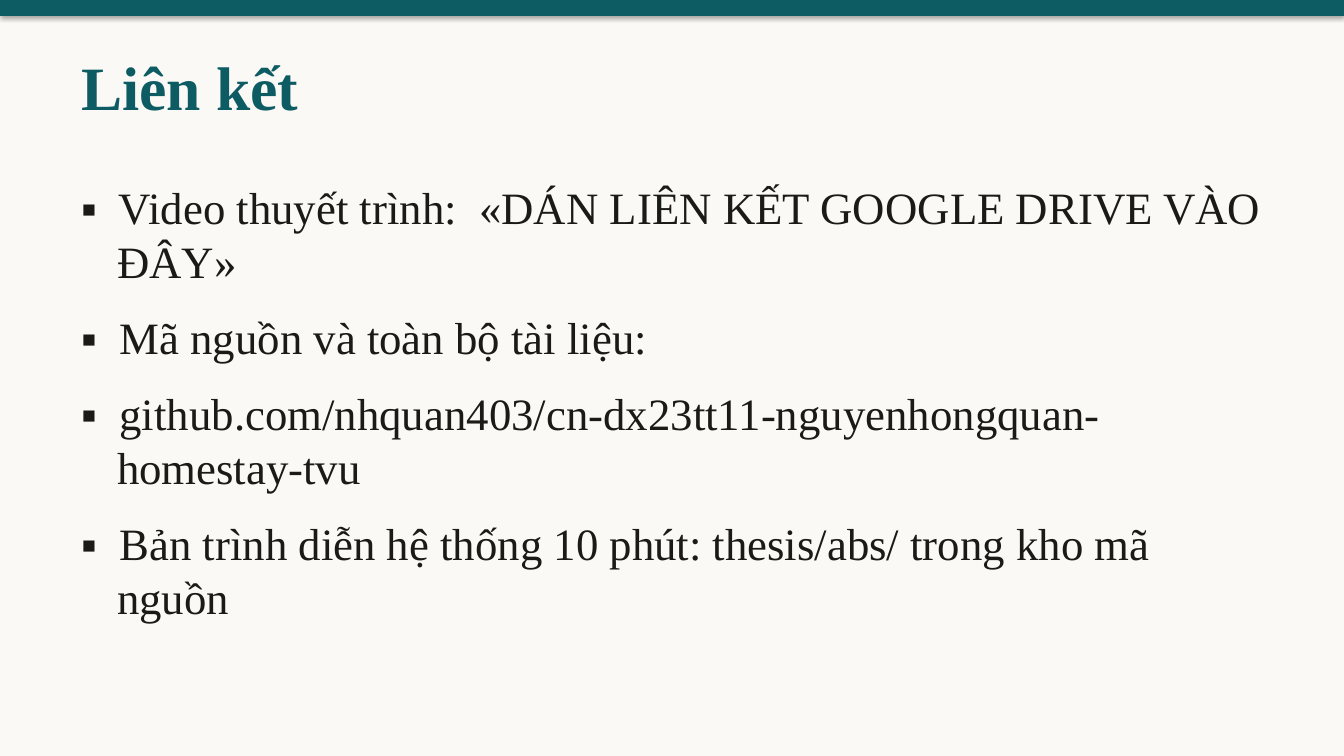
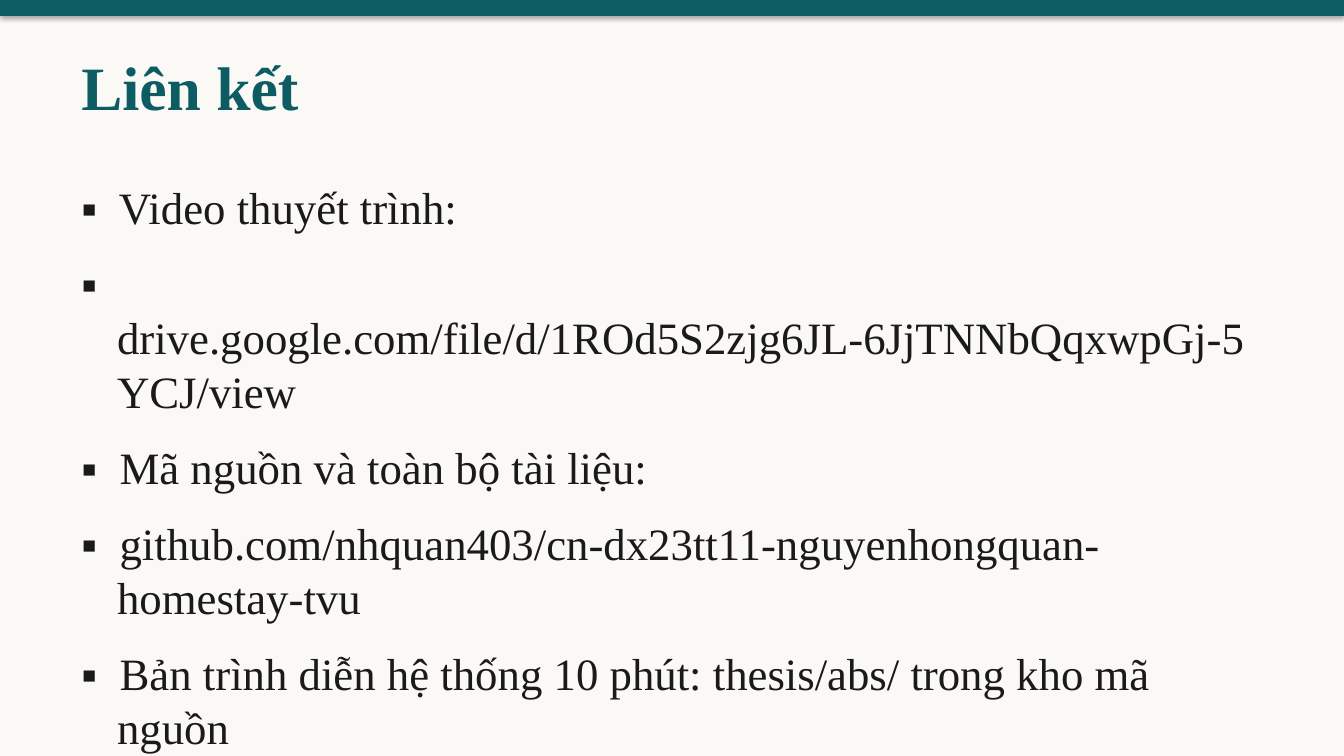
Before and after one commit to nhquan403/cn-dx23tt11-nguyenhongquan-homestay-tvu, a slide deck: slide 27 of thesis/abs/slide-bao-ve.pptx. Drawn at 1344x756 pixels with LibreOffice and Linux fonts; fonts in the diff are those of the drawing. Boxes give left, top, right and bottom in pixels: in the first picture for what was removed or moved away, otherwise in the second. Text is boxed around its words. In the diff, an @@ line names an element or a change of style, - is before the commit and + after.

```diff
--- a/thesis/abs/slide-bao-ve.pptx
+++ b/thesis/abs/slide-bao-ve.pptx
@@ text at [117,191,1244,409]: text changed @@
-▪ Video thuyết trình: «DÁN LIÊN KẾT GOOGLE DRIVE VÀO ĐÂY»
+▪ Video thuyết trình:
+▪ drive.google.com/file/d/1ROd5S2zjg6JL-6JjTNNbQqxwpGj-5YCJ/view
```
Also in this commit, not shown: 8 other files.
